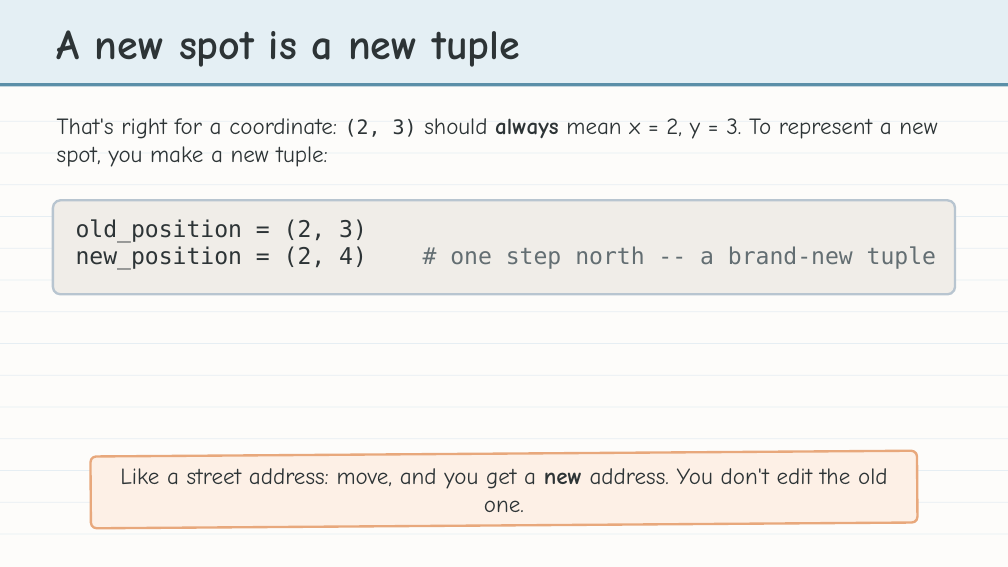
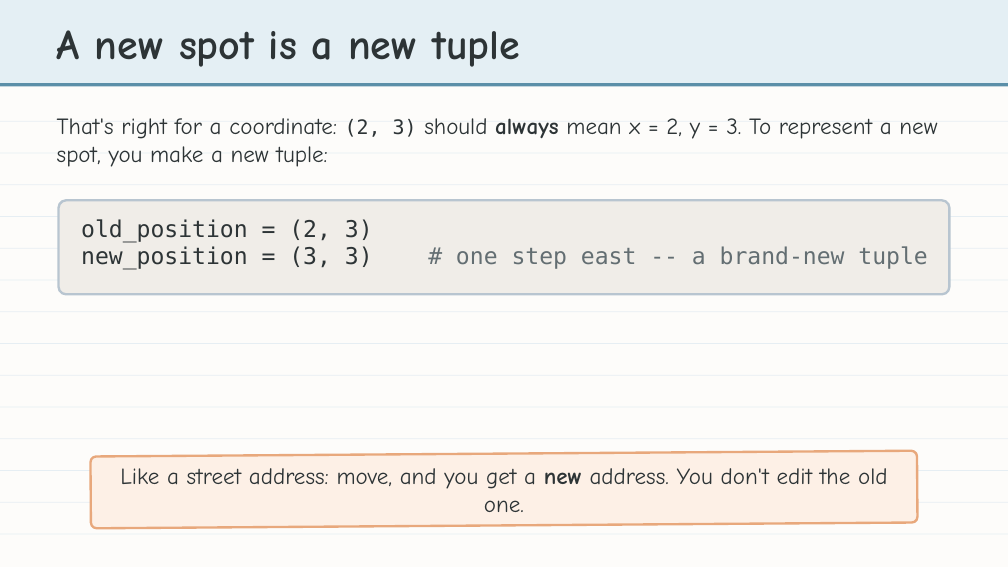
Before and after one commit to bradamiller/LearningPython, a slide deck: slide 13 of static/slides/module-04-manhattan/lesson-02-tuples.pptx. Drawn at 1008x567 pixels with LibreOffice and Linux fonts; fonts in the diff are those of the drawing. Boxes give left, top, right and bottom in pixels: in the first picture for what was removed or moved away, otherwise in the second. Text is boxed around its words. In the diff, an @@ line names an element or a change of style, - is before the commit and + after.

```diff
--- a/static/slides/module-04-manhattan/lesson-02-tuples.pptx
+++ b/static/slides/module-04-manhattan/lesson-02-tuples.pptx
@@ rounded rectangle: place and size @@
-rounded rectangle at [53, 200, 955, 294]
+rounded rectangle at [58, 200, 949, 294]
@@ text at [81, 246, 927, 270]: text changed @@
-new_position = (2, 4) # one step north -- a brand-new tuple
+new_position = (3, 3) # one step east -- a brand-new tuple
```
Also in this commit, not shown: 8 other slides changed, 11 other files.
